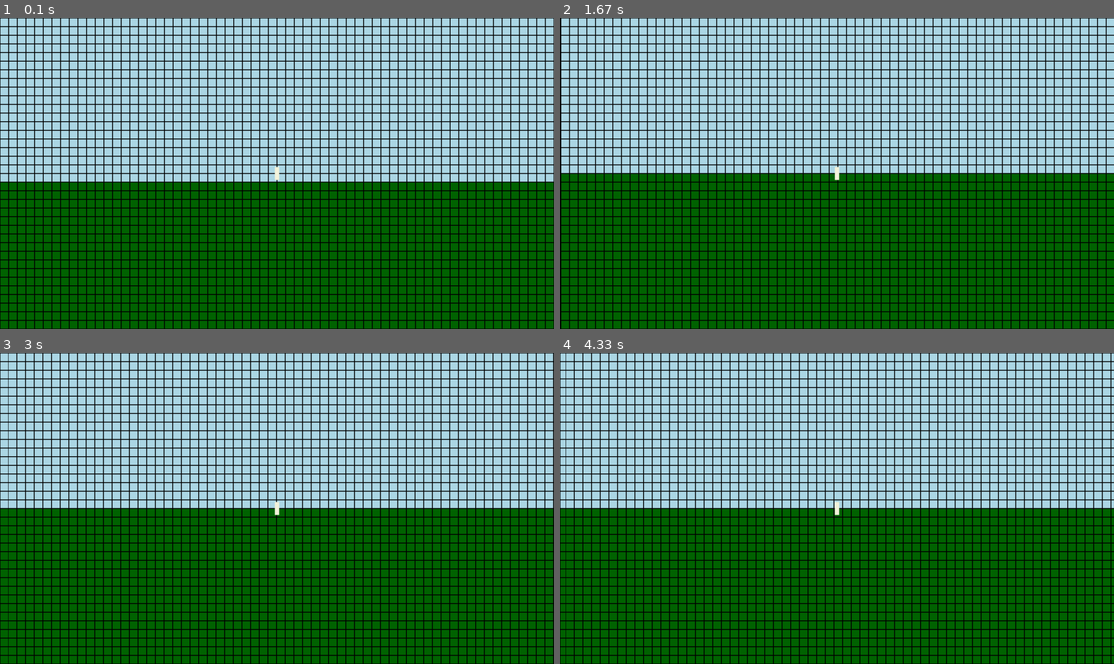
Above: before the commit, frames 1-4 (two rows, left to right).
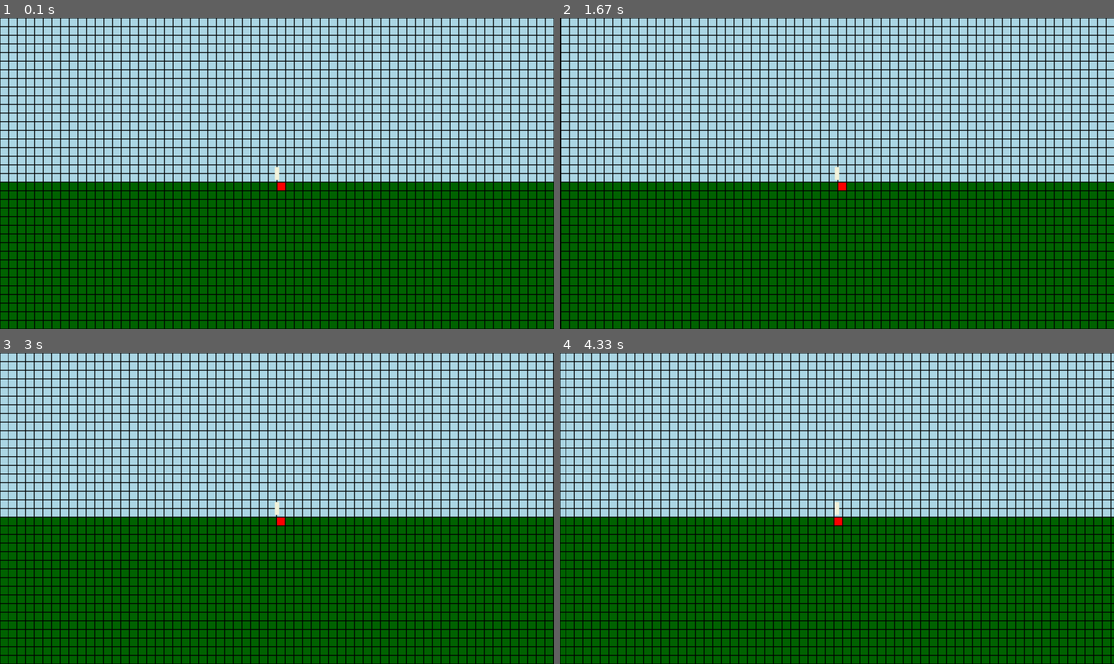
Above: after the commit, the same moments.

Repository: fuyther/pygame_project
Game: pygame game, started from main.py
The game is run twice, just before and just after one commit, with the same random seed, the same clock (stepped at 60 frames per second) and the same inputs.
Inputs:
- Up to frame 1 (0.1 s): no input
- Up to frame 2 (1.67 s): hold D 0.33-0.8 s; hold D 0.83-1.3 s; hold A from 1.33 s (still down)
- Up to frame 3 (3 s): release A at 1.87 s; hold A 1.9-2.3 s; hold D 2.33-2.97 s
- Up to frame 4 (4.33 s): hold A 3-3.47 s; hold D 3.5-3.97 s; hold D from 4 s (still down)

The runs differ from the first frame. In frame 1, less than 0.1% of the frame differs, in the area x 50-52%, y 52-56%; in frame 2, 2.7%; in frame 3, 2.7%; in frame 4, 2.7%, in the area x 0-100%, y 50-56%.

Commit message:
lagging_problem_solved

Diff:
--- a/main.py
+++ b/main.py
@@ -1,6 +1,5 @@
 import pygame
 import numpy as np
-import math
 
 
 class World:
@@ -9,12 +8,12 @@
         self.table[500000:] = np.ones(500000, dtype=int)
         self.table = self.table.reshape(1000, 1000)
         self.lst_objects = []
-        self.border = self.table[ov_mod(500 - (360 + 20) / 20)//1: ov_mod(500 + (360 - 20) / 20)//1,
-                                 ov_mod(500 - 640 / 20)//1: ov_mod(500 + 640 / 20)//1]
+        self.border = self.table[int(500 - (360 + 20) / 20)//1: int(500 + (360 - 20) / 20)//1,  # Та часть мира которая будет прорисововатся
+                                 int(500 - 640 / 20)//1: int(500 + 640 / 20)//1]
 
     def update(self, x, y):
-        self.border = self.table[ov_mod(500 - (360 + 15) / 20 - y/20): ov_mod(500 + (360 - 15) / 20 - y/20),
-                                 ov_mod(x/20 + 500 - 640 / 20): ov_mod(x/20 + 500 + 640 / 20)]
+        self.border = self.table[int(int(500 - (360 + 20) / 20)//1 - y//20): int(int(500 + (360 - 20) / 20)//1 - y//20),  # Ее изменение
+                                 int(x//20+int(500 - 640 / 20)//1): int(x//20+int(500 + 640 / 20)//1)]
 
     def append(self, obj):
         self.lst_objects.append(obj)
@@ -61,6 +60,7 @@
 world1 = World()
 world1.append(main_char)
 running = True
+world1.table[500][500] = 2
 while running:
     try:
         if world1.table[500 - ov_mod(main_char.y / 20)][int(main_char.x / 20) + 500] == 1:
@@ -119,8 +119,11 @@
         for jandex, block in enumerate(row):
             if block == 1:
                 pygame.draw.rect(screen, pygame.Color("dark green"), ((-main_char.x % 20) + jandex * 20, ((main_char.y % 20) + index * 20), 20, 20))
+            elif block == 0:
+                pygame.draw.rect(screen, pygame.Color("light blue"), ((-main_char.x % 20) + jandex * 20, ((main_char.y % 20) + index * 20), 20, 20))
             else:
-                pygame.draw.rect(screen, pygame.Color("light blue"), ((-main_char.x % 20) + jandex * 20, ((main_char.y % 20) + index * 20), 20, 20))
+                pygame.draw.rect(screen, pygame.Color("red"),
+                                 ((-main_char.x % 20) + jandex * 20, ((main_char.y % 20) + index * 20), 20, 20))
             pygame.draw.rect(screen, pygame.Color("black"), ((-main_char.x % 20) + jandex * 20, ((main_char.y % 20) + index * 20), 20, 20), 1)
     pygame.draw.rect(screen, main_char.color, (w // 2 - ch_w // 2, h // 2 - ch_h // 2, ch_w, ch_h))
     pygame.display.flip()
